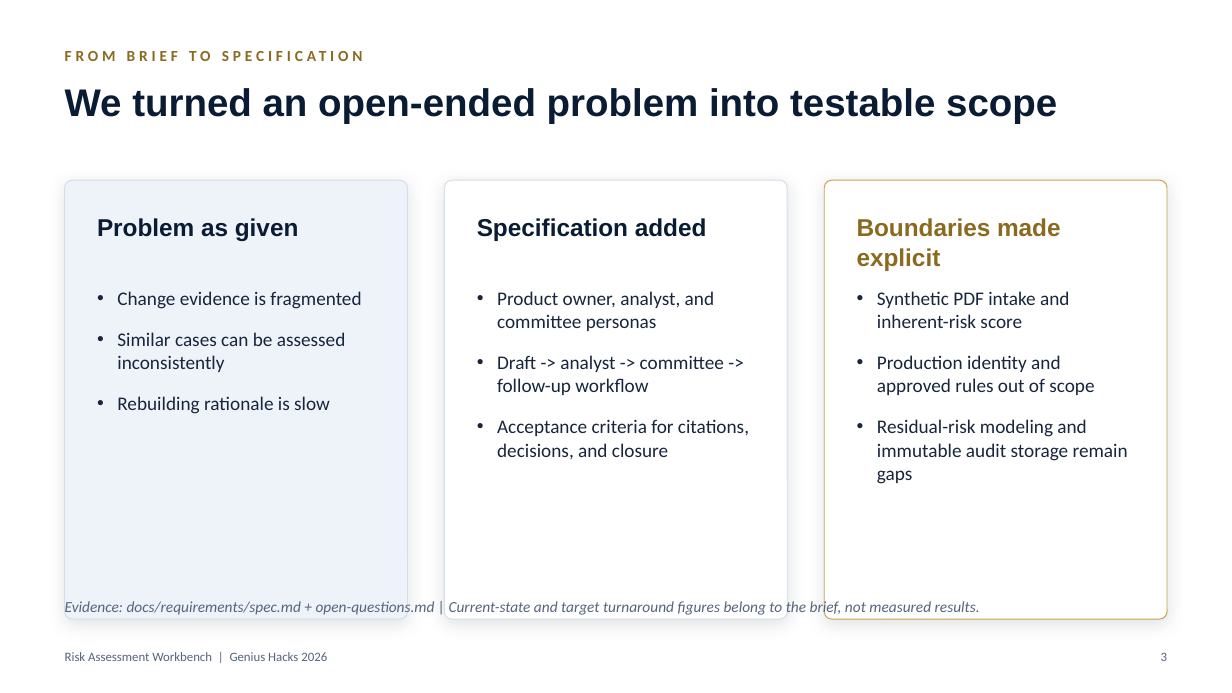
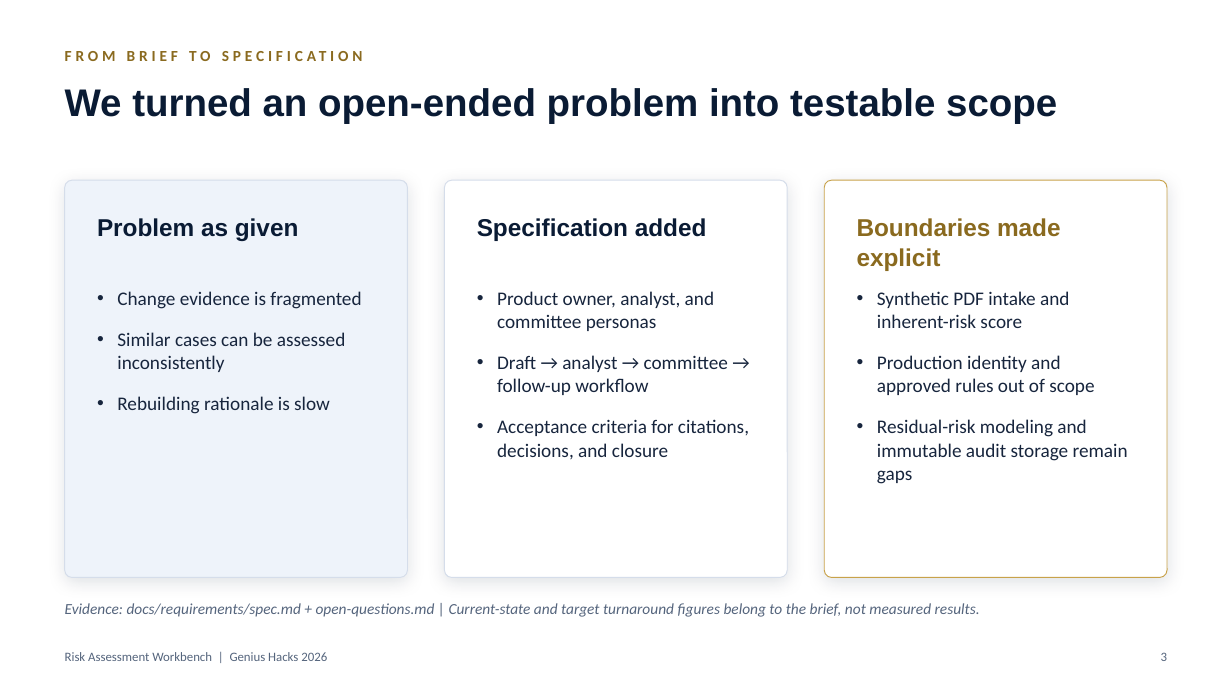
Before and after one commit to ebtenorio-myridius/geniushack3, a slide deck: slide 3 of docs/presentation/Risk_Assessment_Workbench_Genius_Hacks_2026.pptx. Drawn at 1232x693 pixels with LibreOffice and Linux fonts; fonts in the diff are those of the drawing. Boxes give left, top, right and bottom in pixels: in the first picture for what was removed or moved away, otherwise in the second. Text is boxed around its words. In the diff, an @@ line names an element or a change of style, - is before the commit and + after.

```diff
--- a/docs/presentation/Risk_Assessment_Workbench_Genius_Hacks_2026.pptx
+++ b/docs/presentation/Risk_Assessment_Workbench_Genius_Hacks_2026.pptx
@@ rounded rectangle: place and size @@
-rounded rectangle at box(65, 180, 408, 619)
+rounded rectangle at box(65, 180, 408, 578)
@@ rounded rectangle: place and size @@
-rounded rectangle at box(445, 180, 787, 619)
+rounded rectangle at box(445, 180, 787, 578)
@@ rounded rectangle: place and size @@
-rounded rectangle at box(824, 180, 1167, 619)
+rounded rectangle at box(824, 180, 1167, 578)
@@ text at box(497, 355, 728, 395): text changed @@
-• Draft -> analyst -> committee -> follow-up workflow
+• Draft → analyst → committee → follow-up workflow
@@ text "Evidence: docs/requirements/spec.md + open-questions.md | ..." rewrapped from box(65, 599, 980, 617) to box(65, 603, 980, 617) @@
```
Also in this commit, not shown: 2 other slides changed, 1 other file.
